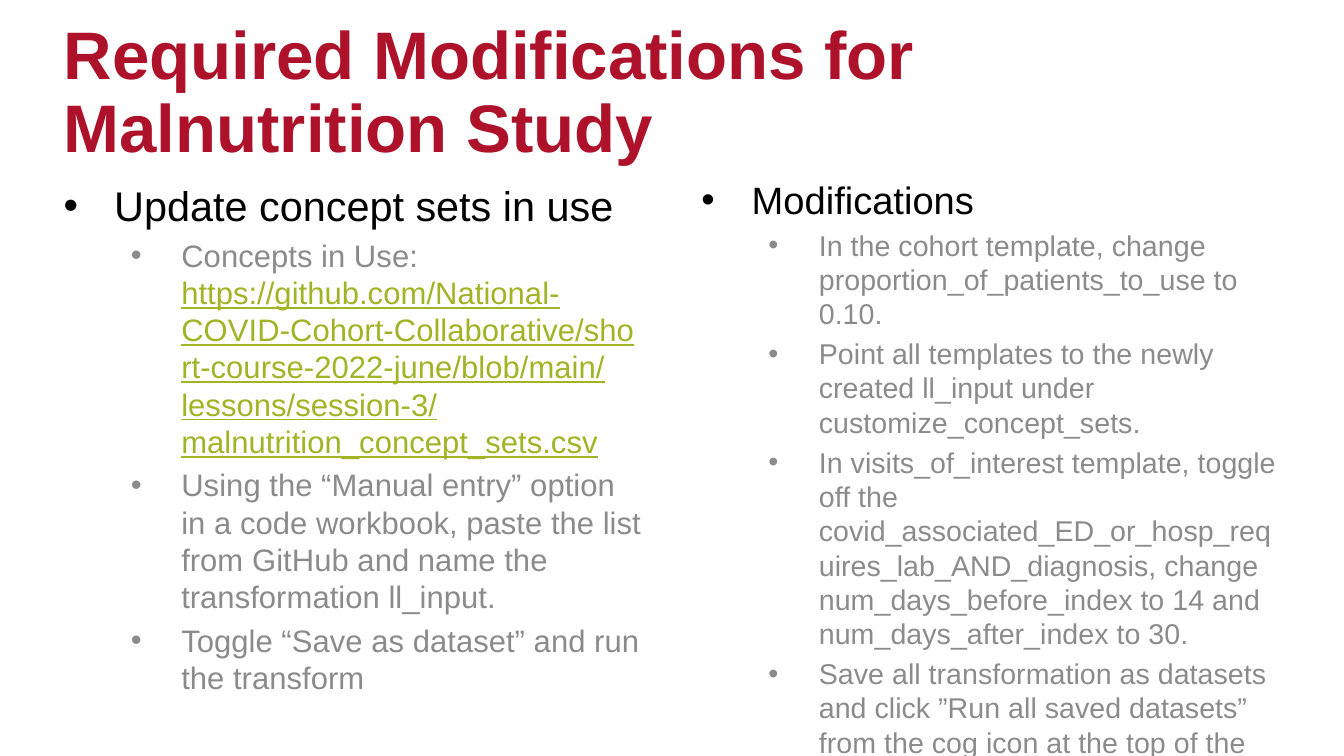
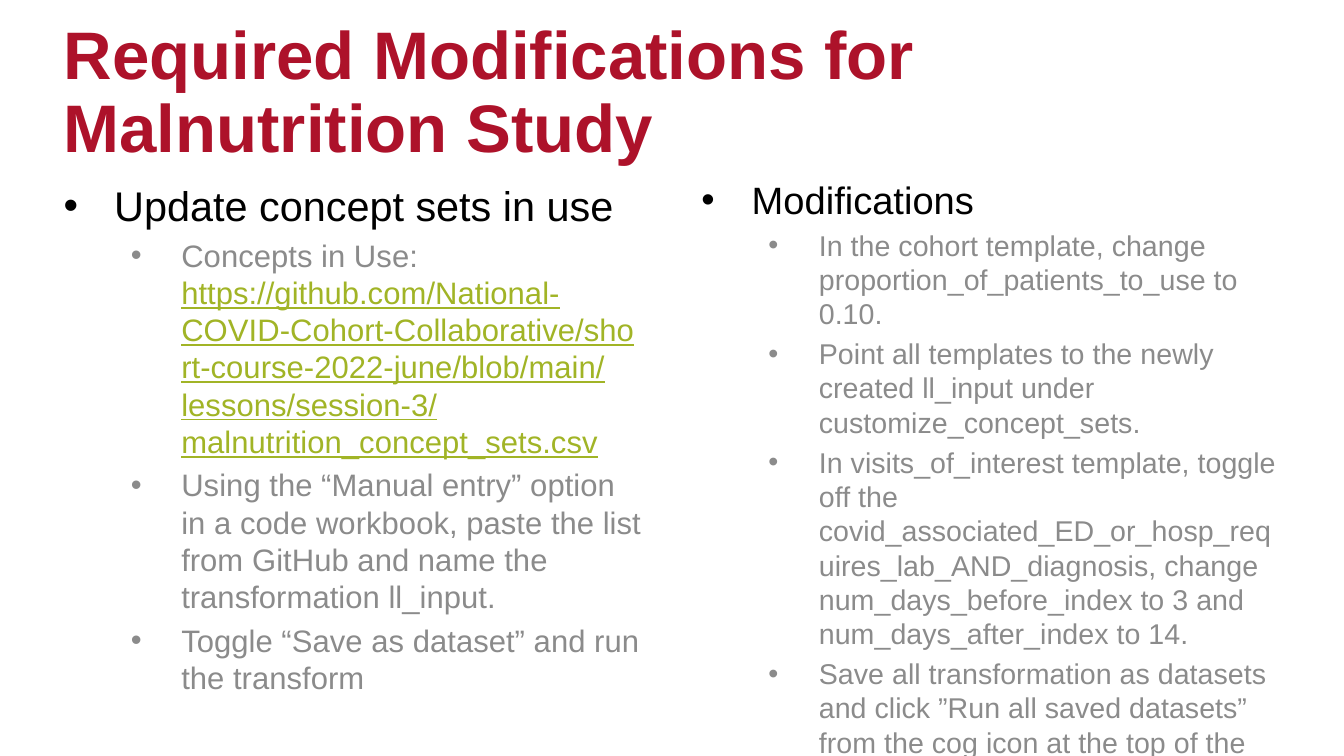
Before and after one commit to National-Clinical-Cohort-Collaborative/short-course-2022-june, a slide deck: slide 36 of lessons/session-3/Session3.pptx (slide 35 before the commit). Drawn at 1344x756 pixels with LibreOffice and Linux fonts; fonts in the diff are those of the drawing; background and template pictures are left out. Boxes give left, top, right and bottom in pixels: in the first picture for what was removed or moved away, otherwise in the second. Text is boxed around its words. In the diff, an @@ line names an element or a change of style, - is before the commit and + after.

```diff
--- a/lessons/session-3/Session3.pptx
+++ b/lessons/session-3/Session3.pptx
@@ text at [819, 452, 1276, 650]: text changed @@
-  • In visits_of_interest template, toggle off the covid_associated_ED_or_hosp_requires_lab_AND_diagnosis, change num_days_before_index to 14 and num_days_after_index to 30.
+  • In visits_of_interest template, toggle off the covid_associated_ED_or_hosp_requires_lab_AND_diagnosis, change num_days_before_index to 3 and num_days_after_index to 14.
```
Also in this commit, not shown: 3 other slides changed, 1 slide added, 1 other file.
